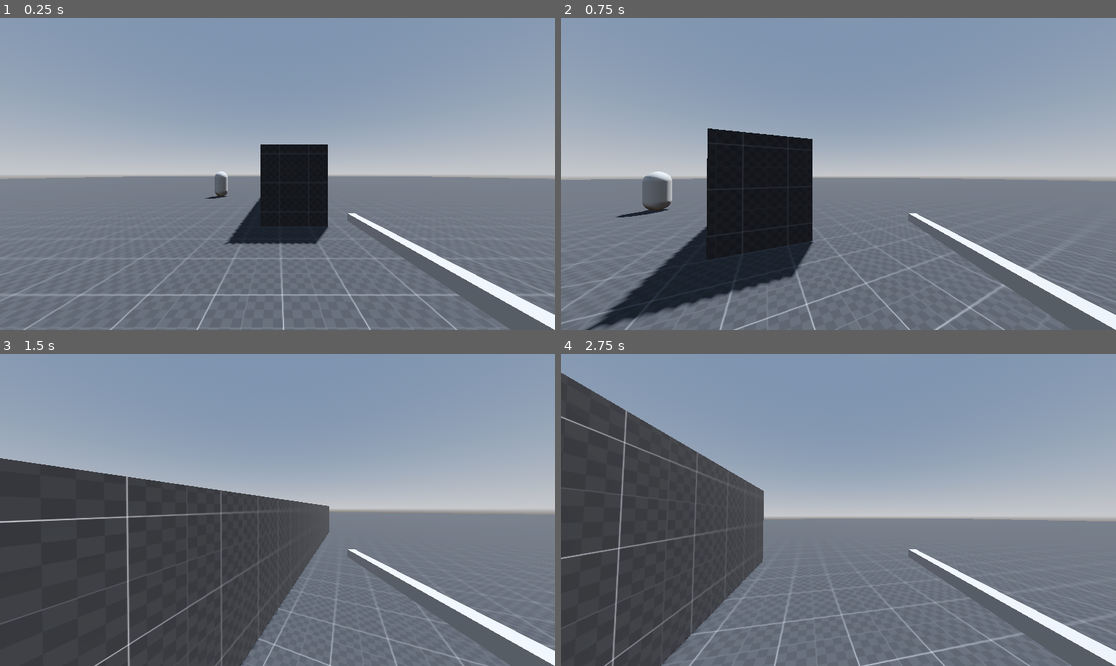
Above: before the commit, frames 1-4 (two rows, left to right).
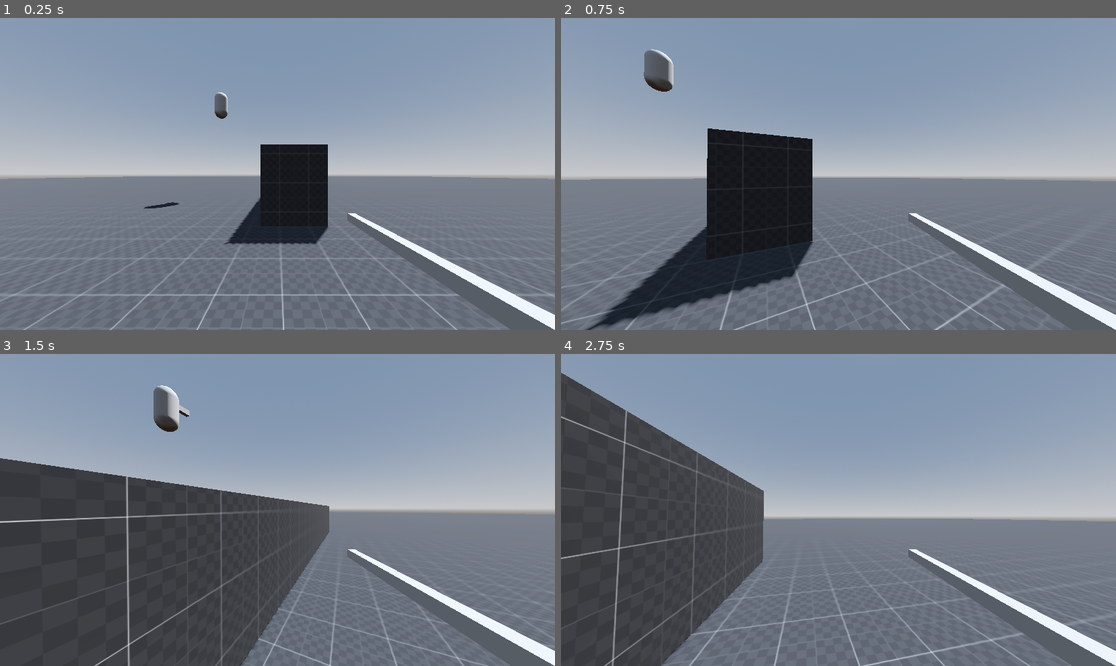
Above: after the commit, the same moments.

Repository: h-valot/Godot_BoomerShooter
Game: Godot game, scene res://Assets/Scenes/S_MovementTest.tscn
Two runs of this game, one before a commit and one after it. Both use one fixed random seed, a clock stepped at 60 frames per second and the inputs below.
Inputs (mouse positions are in pixels of both pictures, inside the frame that each line leads up to):
- Up to frame 1 (0.25 s): no input
- Up to frame 2 (0.75 s): tap Enter at 0.5 s; move the mouse to (866, 174) at 0.52 s; hold W (Forward) from 0.53 s (still down); click (866, 174) at 0.6 s
- Up to frame 3 (1.5 s): keep holding W (Forward); tap Space (Jump) at 0.77 s; move the mouse to (249, 510) at 1.27 s; tap Shift (Sprint) at 1.35 s
- Up to frame 4 (2.75 s): keep holding W (Forward); tap Space (Jump) at 1.52 s; move the mouse to (849, 503) at 2.02 s; click (849, 503) at 2.1 s

The runs differ from the first frame. In frame 1, 0.4% of the frame differs, in the area x 25-42%, y 23-62%; in frame 2, 1.2%, in the area x 9-21%, y 10-64%; in frame 3, 0.6%; in frame 4, nothing differs.

Commit message:
Add flying opponent

Diff:
--- a/Assets/Prefabs/PF_Opponent.tscn
+++ b/Assets/Prefabs/PF_Opponent.tscn
@@ -26,15 +26,19 @@
 
 [node name="FlightOffset" type="Node3D" parent="."]
 
-[node name="PF_HitBox" parent="." node_paths=PackedStringArray("health_component") instance=ExtResource("2_moaqw")]
+[node name="PF_HitBox" parent="FlightOffset" node_paths=PackedStringArray("health_component") instance=ExtResource("2_moaqw")]
 transform = Transform3D(1.1, 0, 0, 0, 1.1, 0, 0, 0, 1.1, 0, 0, 0)
-health_component = NodePath("../PF_Health")
+health_component = NodePath("../../PF_Health")
 
-[node name="CollisionShape3D" type="CollisionShape3D" parent="PF_HitBox"]
+[node name="CollisionShape3D" type="CollisionShape3D" parent="FlightOffset/PF_HitBox"]
 shape = SubResource("CapsuleShape3D_i6e67")
 
-[node name="CapsuleMesh" type="MeshInstance3D" parent="."]
+[node name="CapsuleMesh" type="MeshInstance3D" parent="FlightOffset"]
 mesh = SubResource("CapsuleMesh_18p06")
+skeleton = NodePath("../..")
+
+[node name="[DEBUG]Head" type="CSGBox3D" parent="FlightOffset"]
+transform = Transform3D(0.227305, 0, 0, 0, 0.265188, 0, 0, 0, 1.0634, -0.0170318, 0.405434, -0.573797)
 
 [node name="CapsuleCollision" type="CollisionShape3D" parent="."]
 shape = SubResource("CapsuleShape3D_iqglw")
@@ -45,9 +49,6 @@
 [node name="NavigationAgent3D" type="NavigationAgent3D" parent="."]
 navigation_layers = 2
 
-[node name="[DEBUG]Head" type="CSGBox3D" parent="."]
-transform = Transform3D(0.227305, 0, 0, 0, 0.265188, 0, 0, 0, 1.0634, -0.0170318, 0.405434, -0.573797)
-
 [node name="AISight" type="Area3D" parent="."]
 transform = Transform3D(15, 0, 0, 0, 15, 0, 0, 0, 15, 0, 0, -7.5)
 
--- a/Assets/Resources/Opponents/RE_OpponentRange.tres
+++ b/Assets/Resources/Opponents/RE_OpponentRange.tres
@@ -10,11 +10,11 @@
 acceleration = 1.0
 jump_force = 4.5
 gravity = 9.8
-flight_height = 0.0
+flight_height = 5.0
 base_health = 50.0
 health_regeneration = 0.0
 base_armor = 0.0
-attack_type = 0
+attack_type = 1
 attack_range = Vector2(0, 4)
 attack_damage = 10.0
 weapon_used = ExtResource("2_d1fok")
--- a/Assets/Scripts/Opponents/GD_Opponent.gd
+++ b/Assets/Scripts/Opponents/GD_Opponent.gd
@@ -25,7 +25,9 @@
 
 @onready var _health_component : HealthComponent = $PF_Health
 @onready var _navigation_agent_3d = $NavigationAgent3D
-@onready var _debug_head = $"[DEBUG]Head"
+@onready var _capsule_collision = $CapsuleCollision
+@onready var _flight_offset = $FlightOffset
+@onready var _debug_head = $"FlightOffset/[DEBUG]Head"
 
 signal on_opponent_dies
 #endregion
@@ -39,7 +41,19 @@
 	_health_component.connect("on_health_changed", _getting_touched)
 	_health_component.connect("on_armor_changed", _getting_touched)
 	_idle_position = global_transform.origin
-	#global_position = Vector3(global_position.x, global_position.y + opponent_config.flight_height, global_position.z)
+
+	# Initialize flying opponents
+	if (opponent_config.flight_height > 0):
+
+		_capsule_collision.set_deferred("disabled", true)
+		_flight_offset.global_position = Vector3(global_position.x, global_position.y + opponent_config.flight_height + opponent_config.flight_height * 0.25, global_position.z)
+		_navigation_agent_3d.set_navigation_layer_value(1, false)
+		_navigation_agent_3d.set_navigation_layer_value(2, true)
+
+	else:
+
+		_navigation_agent_3d.set_navigation_layer_value(1, true)
+		_navigation_agent_3d.set_navigation_layer_value(2, false)
 
 
 func _physics_process(delta):
@@ -81,7 +95,7 @@
 		return
 
 	if (opponent_config.flight_height > 0
-		&& _is_alive):
+	&& _is_alive):
 		return
 
 	velocity.y -= opponent_config.gravity * delta
--- a/Assets/Scripts/Player/GD_Player.gd
+++ b/Assets/Scripts/Player/GD_Player.gd
@@ -14,15 +14,21 @@
 @onready var _weapon = $Weapon
 @onready var _head = $Head
 
+
 func _ready():
+
 	_weapon.initialize(bullet_prefab, weapon_config)
 	Input.set_mouse_mode(Input.MOUSE_MODE_CAPTURED)
 
+
 #region MOTOR
 func _input(event):
+
 	_look(event)
 
+
 func _physics_process(delta):
+
 	_apply_gravity(delta)
 	_jump()
 	_sprint()
@@ -30,44 +36,61 @@
 	move_and_slide()
 	rso_player_position.value = global_transform.origin
 
+
 func _move(delta):
+
 	# Get the input direction and handle the movement/deceleration
 	var _new_input: Vector2 = Input.get_vector("Left", "Right", "Forward", "Backward")
 	var _new_direction: Vector3 = (transform.basis * Vector3(_new_input.x, 0, _new_input.y)).normalized()
 
 	# Handle air-control
 	if not is_on_floor():
+
 		_direction = lerp(_direction, _new_direction, player_config.air_control_scalar)
 	else:
+
 		_direction = lerp(_direction, _new_direction, delta * player_config.move_speed_acceleration)
 
 	# Move rigibody
 	if _direction:
+
 		velocity.x = _direction.x * _current_movement_speed
 		velocity.z = _direction.z * _current_movement_speed
 	else:
+
 		velocity.x = move_toward(velocity.x, 0, _current_movement_speed)
 		velocity.z = move_toward(velocity.z, 0, _current_movement_speed)
 
+
 func _sprint():
+
 	# Handle sprint
 	if Input.is_action_just_pressed("Sprint") and is_on_floor():
 		_current_movement_speed = player_config.sprint_move_speed
 	else:
 		_current_movement_speed = player_config.base_move_speed
 
+
 func _jump():
+
 	# Handle jump
 	if Input.is_action_just_pressed("Jump") and is_on_floor():
+
 		velocity.y = player_config.jump_force
 
+
 func _apply_gravity(delta):
+
 	# Add the gravity
 	if not is_on_floor():
+
 		velocity.y -= _gravity * delta
 
+
 func _look(event):
+
 	if event is InputEventMouseMotion:
+
 		rotate_y(deg_to_rad(-event.relative.x * player_config.horizontal_mouse_sensitivity))
 		_head.rotate_x(deg_to_rad(-event.relative.y * player_config.vertical_mouse_sensitivity))
 		_head.rotation.x = clamp(_head.rotation.x, deg_to_rad(-player_config.max_vertical_aim), deg_to_rad(player_config.max_vertical_aim))
